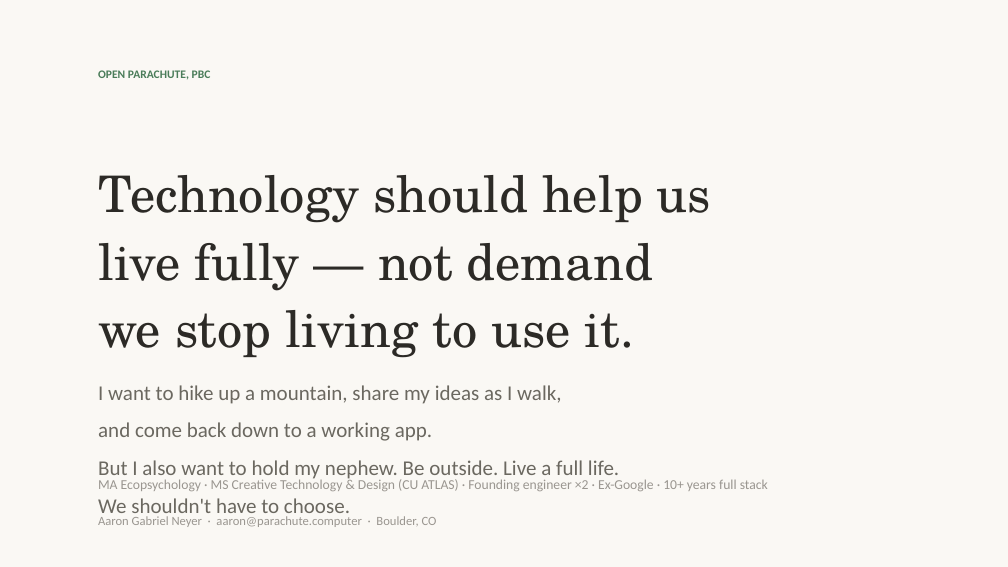
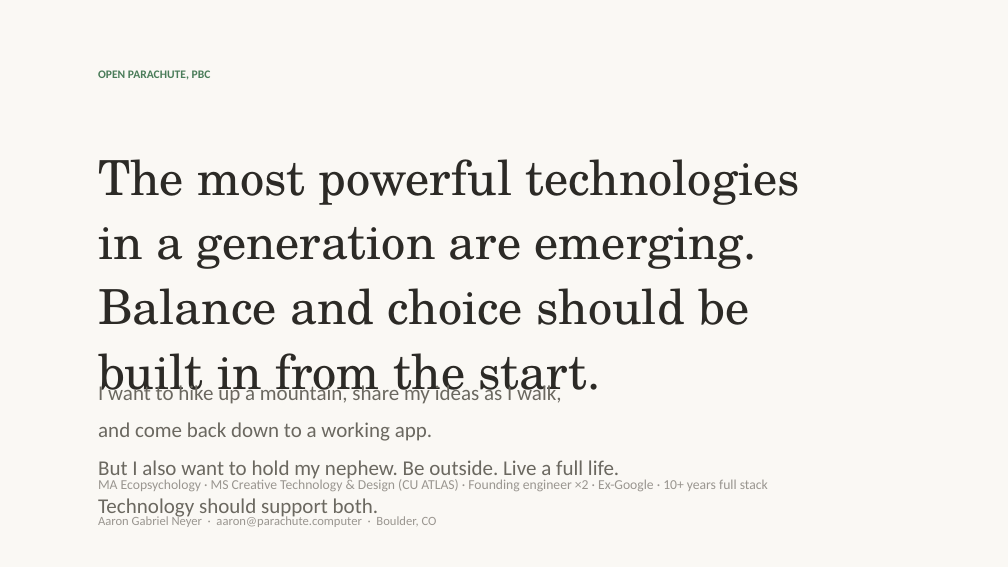
Before and after one commit to OpenParachutePBC/parachute-computer, a slide deck: slide 1 of nvc-pitch-deck.pptx. Drawn at 1008x567 pixels with LibreOffice and Linux fonts; fonts in the diff are those of the drawing. Boxes give left, top, right and bottom in pixels: in the first picture for what was removed or moved away, otherwise in the second. Text is boxed around its words. In the diff, an @@ line names an element or a change of style, - is before the commit and + after.

```diff
--- a/nvc-pitch-deck.pptx
+++ b/nvc-pitch-deck.pptx
@@ text at (x1=98, y1=159, x2=800, y2=404): text changed; size 48 to 46 pt @@
-Technology should help us
-live fully — not demand
-we stop living to use it.
+The most powerful technologies
+in a generation are emerging.
+Balance and choice should be
+built in from the start.
@@ text at (x1=98, y1=382, x2=619, y2=520): text changed @@
-I want to hike up a mountain, share my ideas as I walk,
-and come back down to a working app.
-But I also want to hold my nephew. Be outside. Live a full life.
-We shouldn't have to choose.
+I want to hike up a mountain, share my ideas as I walk,
+and come back down to a working app.
+But I also want to hold my nephew. Be outside. Live a full life.
+Technology should support both.
```
Also in this commit, not shown: 5 other slides changed, 4 other files.
